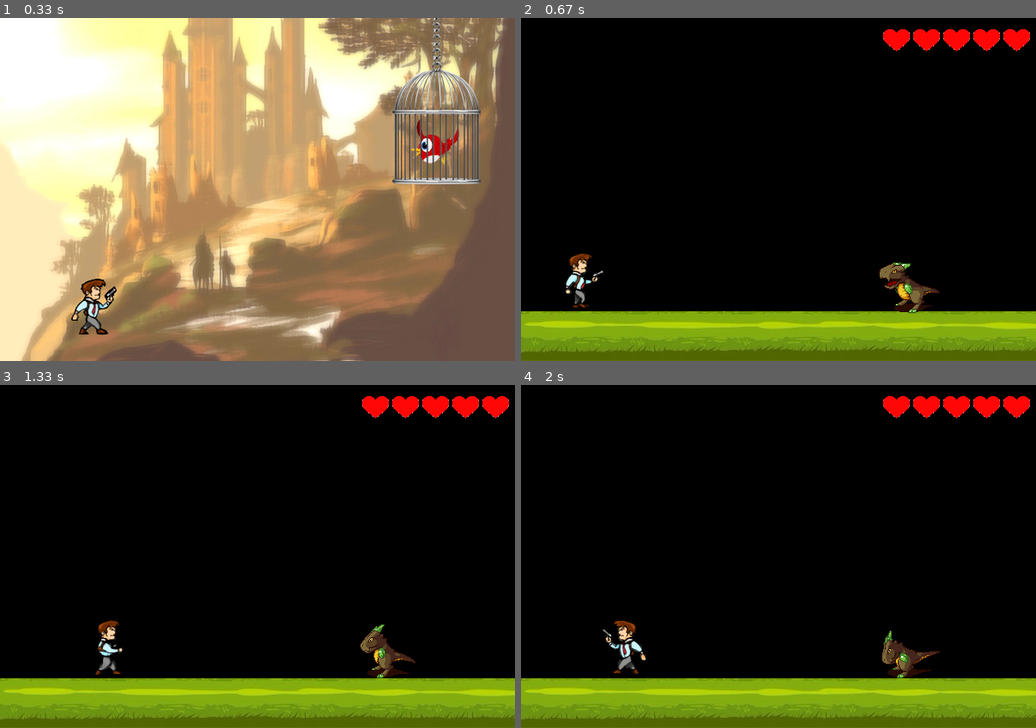
Above: before the commit, frames 1-4 (two rows, left to right).
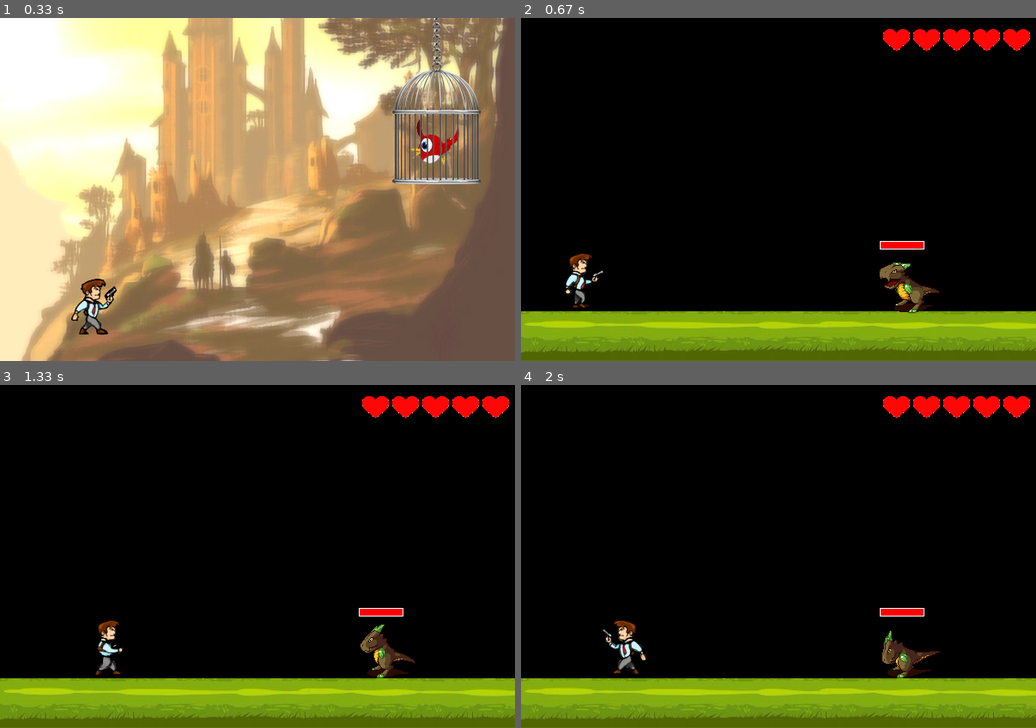
Above: after the commit, the same moments.

Repository: DmShevchuk/Pygame_project
Game: pygame game, started from Main.py
Same seed, same stepped clock (60 frames per second), same inputs: the game is played once before the commit and once after it.
Inputs:
- Up to frame 1 (0.33 s): no input
- Up to frame 2 (0.67 s): hold Right from 0.33 s (still down)
- Up to frame 3 (1.33 s): release Right at 0.8 s; hold Up 0.83-1.13 s; hold Right from 1.17 s (still down)
- Up to frame 4 (2 s): release Right at 1.63 s; hold Left from 1.67 s (still down)

Frame 1 is identical in both runs. In frame 2, 0.2% of the frame differs, in the area x 69-79%, y 65-68%; in frame 3, 0.2%; in frame 4, 0.2%.

Commit message:
Героя отбрасывает от дракона, добавлены хп монстру

Diff:
--- a/Main.py
+++ b/Main.py
@@ -98,6 +98,7 @@
 birds_group = pygame.sprite.Group()
 stars_group = pygame.sprite.Group()
 monsters_group = pygame.sprite.Group()
+health_monsters_group = pygame.sprite.Group()
 
 
 class Hero(pygame.sprite.Sprite):
@@ -132,12 +133,14 @@
             self.rect.y -= y
         if len(monsters_group) > 0 and pygame.sprite.collide_mask(self, dragon):
             self.health -= 1
+            self.rect.x -= 40
             if self.health < 0:
                 global hero, hero_group
                 self.kill()
+                hero_group = pygame.sprite.Group()
                 hero = Hero(load_image("hero.png"), 6, 1, 30, start_y)
-                hero_group = pygame.sprite.Group()
                 dragon.health = 5
+                dragon_health.update(dragon)
 
 
 class Level(pygame.sprite.Sprite):
@@ -175,6 +178,24 @@
         self.image = self.frames[self.cur_frame]
 
 
+class Health_monster(pygame.sprite.Sprite):
+    def __init__(self, monster):
+        super().__init__(health_monsters_group)
+        self.image = pygame.Surface([52, 10])
+        pygame.draw.rect(self.image, (255, 255, 255), (0, 0, 52, 10), 1)
+        pygame.draw.rect(self.image, pygame.color.Color('red'), (1, 1, 50, 8), 0)
+        self.rect = self.image.get_rect()
+        self.rect.x = monster.rect.x + 18
+        self.rect.y = monster.rect.y - 10
+        self.heatlh = monster.health
+
+    def update(self, monster):
+        self.rect.x = monster.rect.x + 18
+        self.rect.y = monster.rect.y - 10
+        pygame.draw.rect(self.image, pygame.color.Color('black'), (1, 1, 50, 8), 0)
+        pygame.draw.rect(self.image, pygame.color.Color('red'), (1, 1, monster.health * 10, 8), 0)
+
+
 class Bullet(pygame.sprite.Sprite):
     screen_rect = (0, 0, SIZE[0], SIZE[1])
 
@@ -196,12 +217,16 @@
         else:
             self.rect.x -= x
         self.rect.y += y
-        if not self.rect.colliderect(Bullet.screen_rect) or (len(monsters_group)> 0 and
-            pygame.sprite.collide_mask(self, dragon)):
+        if not self.rect.colliderect(Bullet.screen_rect):
+            self.kill()
+        if len(monsters_group) > 0 and pygame.sprite.collide_mask(self, dragon):
             self.kill()
             dragon.health -= 1
-            if dragon.health < 0:
+            dragon_health.update(dragon)
+            if dragon.health == 0:
                 dragon.kill()
+                dragon_health.kill()
+
 
 class Bird(pygame.sprite.Sprite):
     def __init__(self, sheet, columns, rows, x, y):
@@ -256,11 +281,8 @@
 hero_direction = 'right'
 hero = Hero(load_image("hero.png"), 6, 1, 30, 300)
 dragon = Monster(load_image("dragon.png"), 8, 2, 400, 270)
-
+dragon_health = Health_monster(dragon)
 health_image = load_image('health.png', color_key=-1)
-
-
-
 start_y = level.rect.y - level.rect.height - 15
 clock = pygame.time.Clock()
 FPS = 50
@@ -317,6 +339,7 @@
     hero_group.draw(screen)
     levels_group.draw(screen)
     bullets_group.draw(screen)
+    health_monsters_group.draw(screen)
     monsters_group.draw(screen)
     bullets_group.update()
     monsters_group.update()
